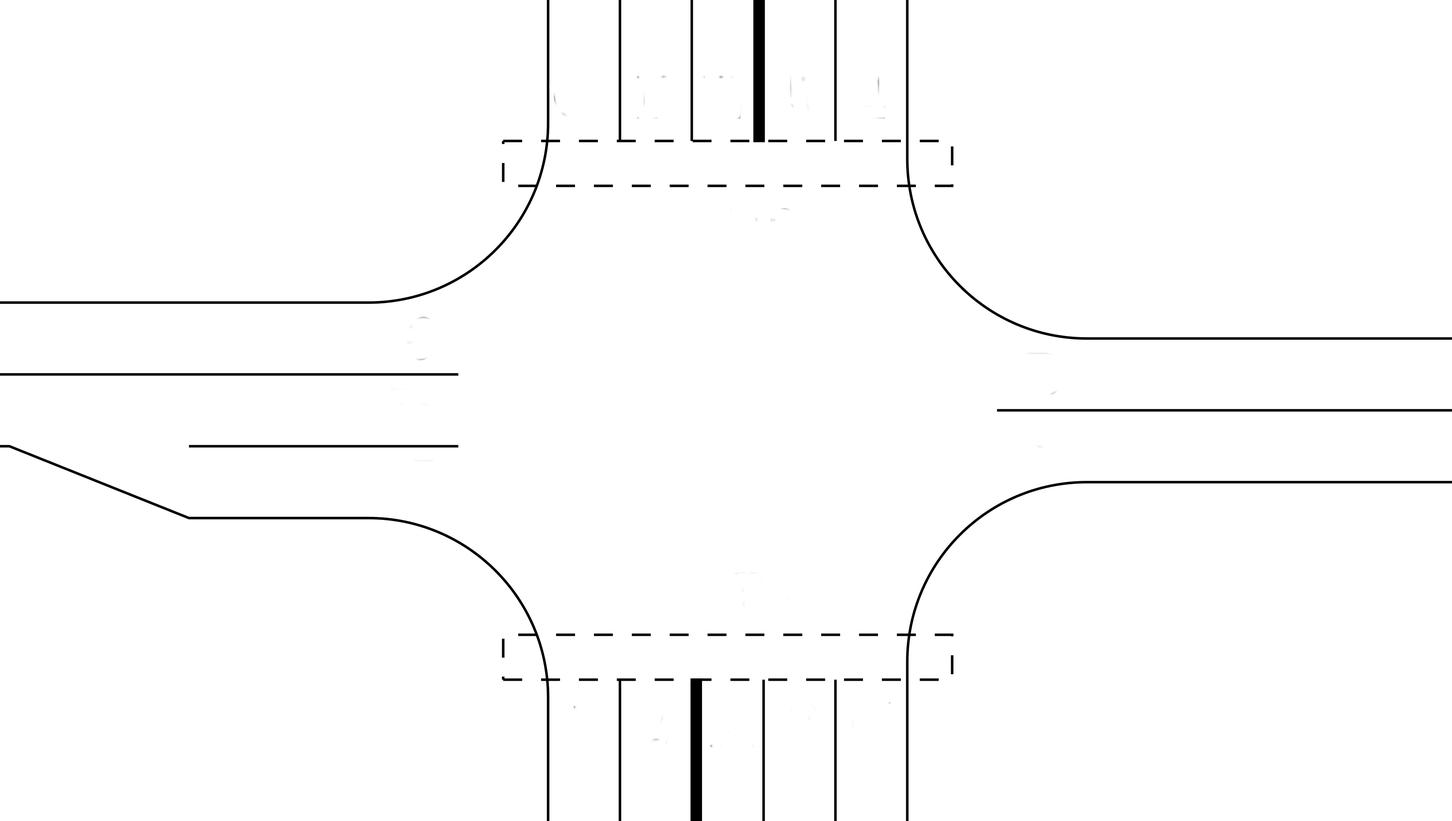
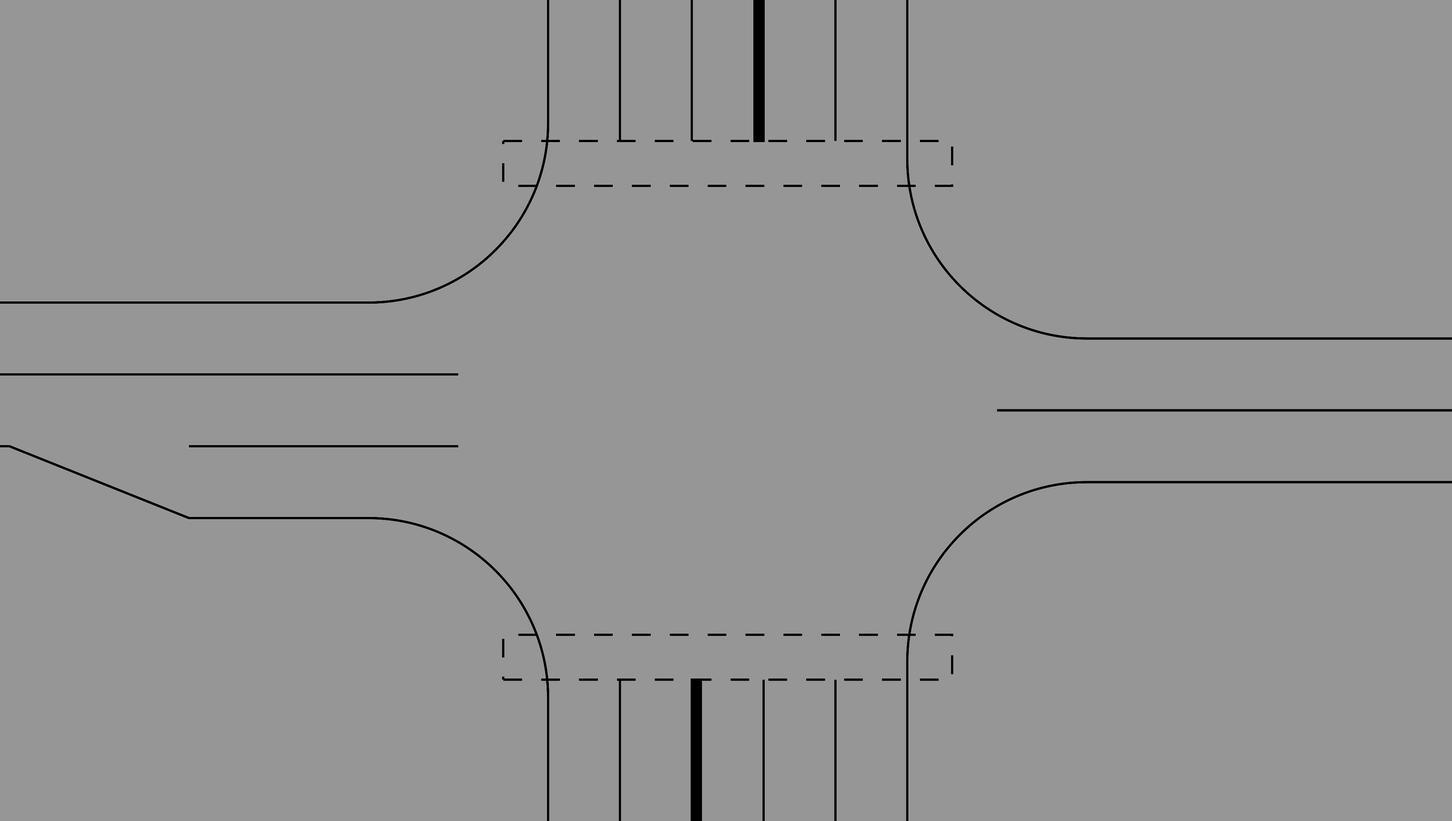
Revision of a layered 1452px x 821px image; what changed, layer by layer:
painted on "5", masked it over (0, 0, 1452, 821)
renamed "white" to "gray", painted on it over (0, 0, 1452, 821)
